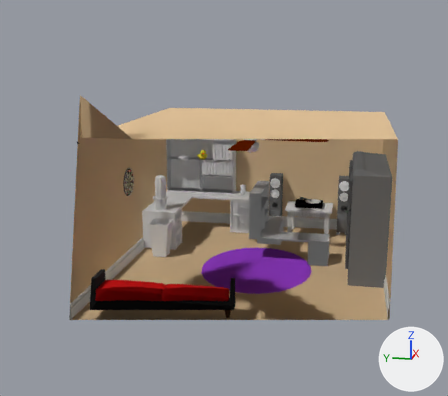
Two versions of the Blender file HackerMan/Assets/Assets/Meshes/room scene.blend, one commit apart.
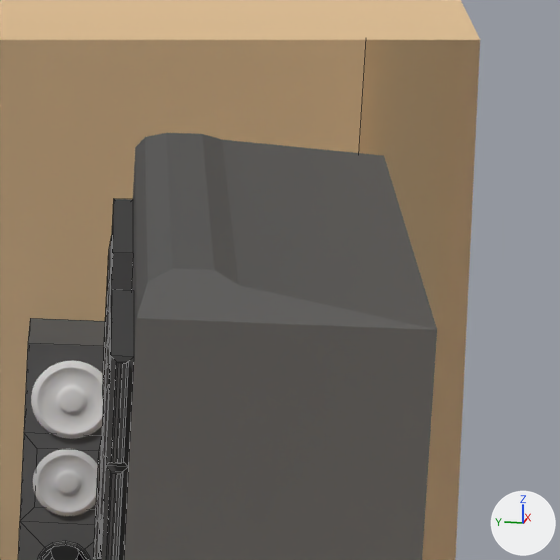
The first picture shows the older version from a camera (50 mm lens) standing at (-44.9, -6.0, 15.9) and looking at (-3.2, 2.3, 5.5). The close-ups show both versions on the part from 75% to 91% of the width and 34% to 52% of the height of that picture; other places that the commit changed are outside them. Lighting does not change. The marker at lower right points along +X, +Y and +Z. The close-ups show mesh edges as thin lines. Everything nearer to the camera than a plane just in front of the edit is cut away.

Names of what the first close-up shows: 'Room', 'big_speaker.001', 'encabulator_door.001', 'encabulator_door.002', 'retro_encabulator', 'small_speaker.001', 'tower_speaker1'.
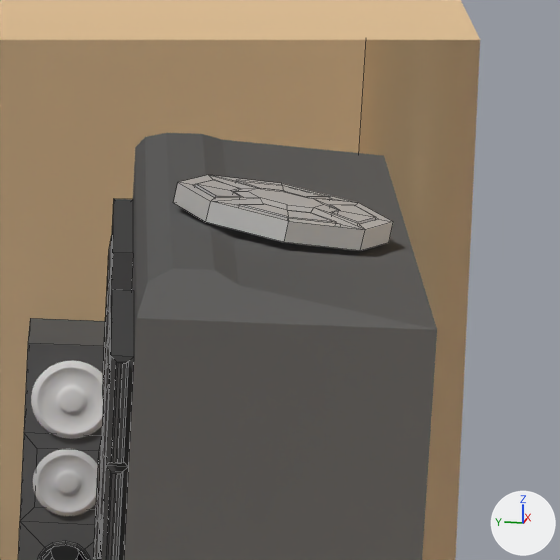
Boxes (x1, y1, x2, y2) around the edits, measured in the close-ups (560 x 560 px):
'land_mine', added
    after: (174, 175, 393, 251)

Edits to the bpy script that builds the scene:
```text
Add me_cylinder_007:
    me_cylinder_007.from_pydata(...)  # 120 vertices, 114 faces; spans x -1.0..1.0, y -1.0..1.0, z -0.12..0.14
Add ob_land_mine:
    ob_land_mine = bpy.data.objects.new('land_mine', me_cylinder_007)
    ob_land_mine.location = (0.0, -7.839, 7.85)
    ob_land_mine.rotation_euler = (0.153, 0.0, 0.0)  # degrees (8.8, 0, 0)
    ob_land_mine.scale = (1.0, 1.0, 0.916)
```
